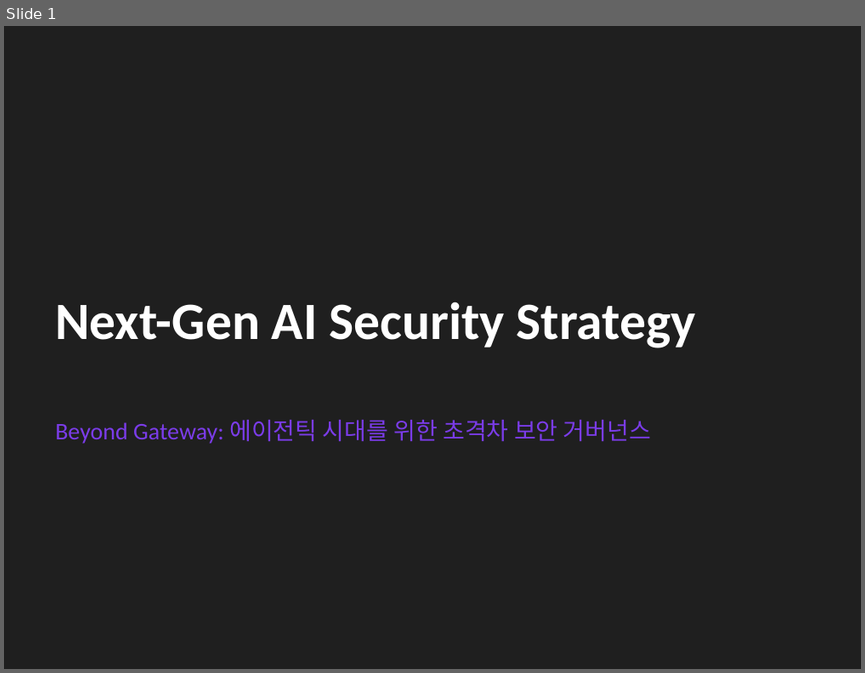
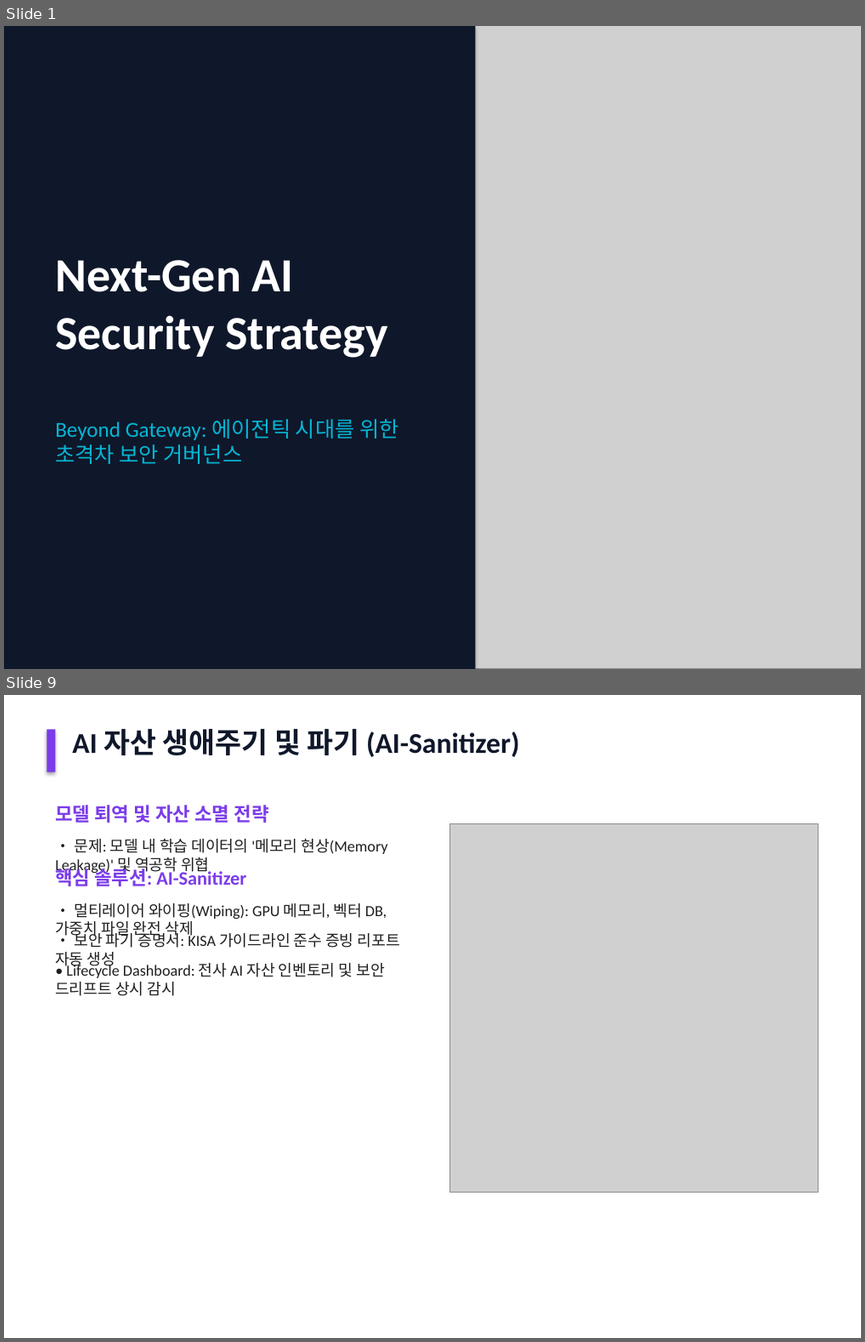
Before and after one commit to flyngcoq/ai_project, a slide deck: 40_Projects/Work/Safe_AI/Next_Gen_AI_Security_Strategy.pptx. Shown one above the other, each under a label of ours: slide 1 before the commit, slides 1 and 9 after it; the slides between them are not shown. The pictures are 865x673 and 865x1342 pixels, drawn with LibreOffice and Linux fonts; fonts in the diff are those of the drawing; grey boxes stand for pictures. Boxes give left, top, right and bottom in pixels: in the first picture for what was removed or moved away, otherwise in the second. Text is boxed around its words. In the diff, an @@ line names an element or a change of style, - is before the commit and + after.

```diff
--- a/40_Projects/Work/Safe_AI/Next_Gen_AI_Security_Strategy.pptx
+++ b/40_Projects/Work/Safe_AI/Next_Gen_AI_Security_Strategy.pptx
@@ slide 9 added at box(4, 695, 861, 1338), background #FFFFFF @@
@@ rectangle added at box(46, 729, 55, 772), fill #7B3CE9 @@
@@ text added at box(72, 729, 519, 757), 24 pt, text #0F172A, bold @@
+AI 자산 생애주기 및 파기 (AI-Sanitizer)
@@ text added at box(55, 805, 269, 823), 16 pt, text #7B3CE9, bold @@
+모델 퇴역 및 자산 소멸 전략
@@ text added at box(55, 839, 387, 874), 13 pt, text #1F1F1F @@
+• 문제: 모델 내 학습 데이터의 '메모리 현상(Memory Leakage)' 및 역공학 위협
@@ picture added at box(449, 823, 818, 1192) @@
@@ text added at box(55, 866, 246, 886), 16 pt, text #7B3CE9, bold @@
+핵심 솔루션: AI-Sanitizer
@@ text added at box(55, 903, 386, 939), 13 pt, text #1F1F1F @@
+• 멀티레이어 와이핑(Wiping): GPU 메모리, 벡터 DB, 가중치 파일 완전 삭제
@@ text added at box(55, 930, 400, 969), 13 pt, text #1F1F1F @@
+• 보안 파기 증명서: KISA 가이드라인 준수 증빙 리포트 자동 생성
@@ text added at box(55, 963, 384, 996), 13 pt, text #1F1F1F @@
+• Lifecycle Dashboard: 전사 AI 자산 인벤토리 및 보안 드리프트 상시 감시
@@ slide 1 changed as well @@
@@ background #1F1F1F to #0F172A @@
@@ rectangle added at box(4, 26, 475, 669), fill #0F172A @@
@@ picture added at box(432, 26, 861, 669) @@
@@ text "Next-Gen AI Security Strategy": place and size @@
-text "Next-Gen AI Security Strategy" at box(55, 301, 696, 348)
+text "Next-Gen AI Security Strategy" at box(55, 260, 387, 358)
@@ text "Next-Gen AI Security Strategy" at box(55, 260, 387, 358): size 44 to 40 pt @@
@@ text "Beyond Gateway: 에이전틱 시대를 위한 ..." at box(55, 419, 398, 464): size 20 to 18 pt, text colour #7B3CE9 to #06B6D4 @@
```
Also in this commit, not shown: 3 other slides changed, 7 other slides added, 9 slides removed, 1 other file.
